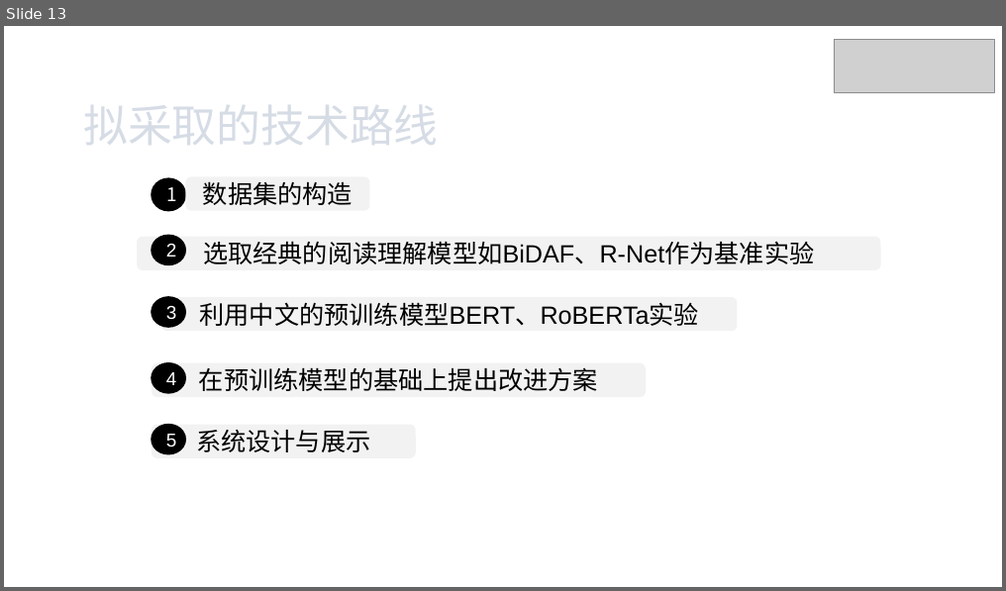
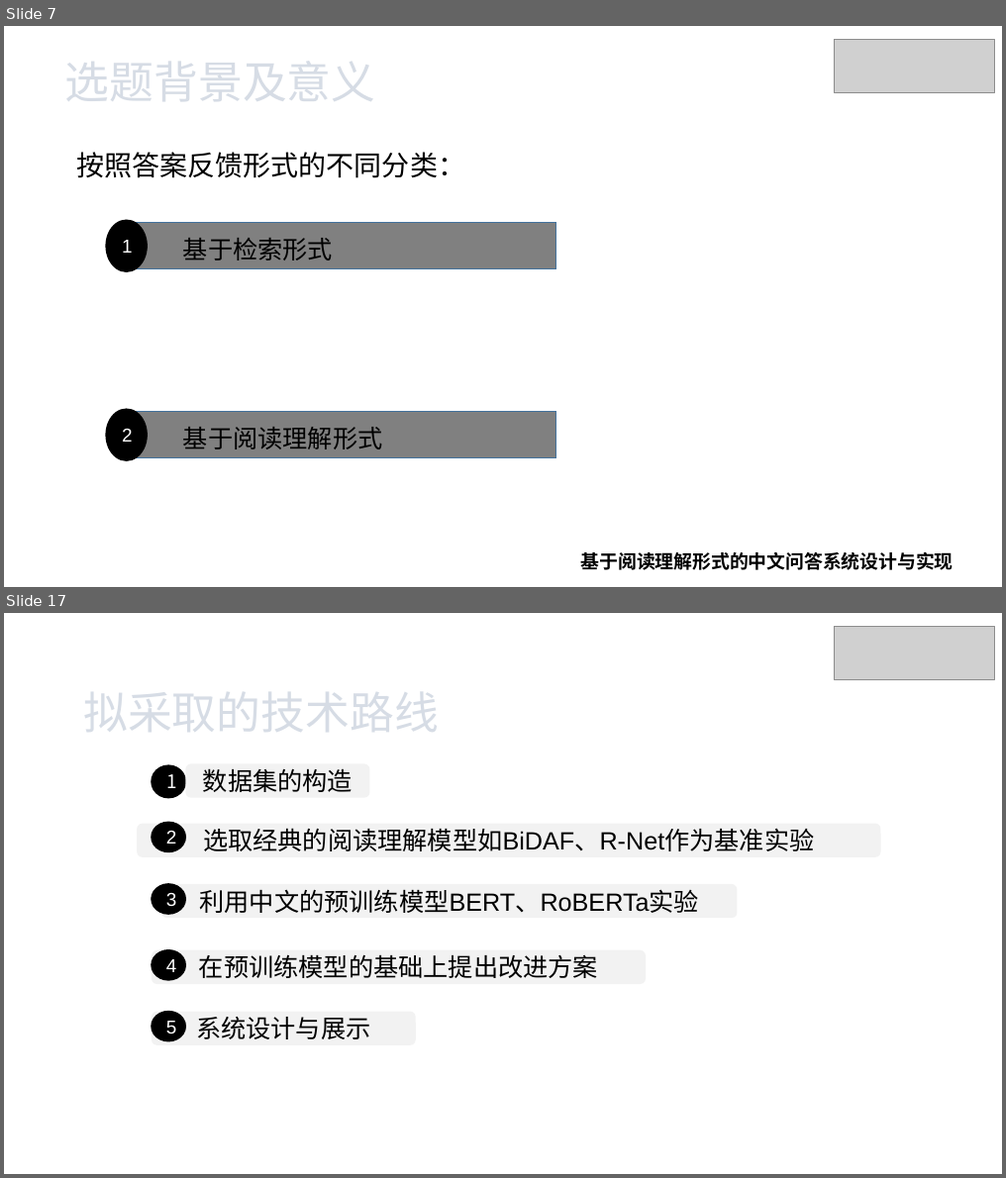
Before and after one commit to xhsun1997/ChineseMRC, a slide deck: 孙相会.pptx. Shown one above the other, each under a label of ours: slide 13 before the commit, slides 7 and 17 after it; the slides between them are not shown. The pictures are 1006x591 and 1006x1178 pixels, drawn with LibreOffice and Linux fonts; fonts in the diff are those of the drawing; grey boxes stand for pictures; background and template pictures are left out. Boxes give left, top, right and bottom in pixels: in the first picture for what was removed or moved away, otherwise in the second. Text is boxed around its words. In the diff, an @@ line names an element or a change of style, - is before the commit and + after.

```diff
--- a/孙相会.pptx
+++ b/孙相会.pptx
@@ slide 7 added at [4,26,1002,587], background picture (left out) @@
@@ picture added at [835,39,994,93] @@
@@ text added at [65,62,376,101], 32 pt, text pattern #44546A on #D6DCE5 @@
+选题背景及意义
@@ text added at [76,152,465,178], 20 pt, text #000000 @@
+按照答案反馈形式的不同分类：
@@ ellipse added at [106,221,147,273], fill #000000, outline #000000 1 pt, 13.5 pt, text #FFFFFF @@
+1
@@ rectangle added at [130,223,555,270], fill #808080, outline #43739E 1 pt @@
@@ text added at [183,238,333,261], 18 pt, text #000000 @@
+基于检索形式
@@ ellipse added at [106,409,147,461], fill #000000, outline #000000 1 pt, 13.5 pt, text #FFFFFF @@
+2
@@ rectangle added at [130,412,555,459], fill #808080, outline #43739E 1 pt @@
@@ text added at [183,427,383,450], 18 pt, text #000000 @@
+基于阅读理解形式
@@ text added at [581,553,953,570], 13.5 pt, text #000000, bold @@
+基于阅读理解形式的中文问答系统设计与实现
@@ what was slide 13 is now slide 17 @@
```
Also in this commit, not shown: 6 slides changed, 9 other slides added, 6 slides removed, 5 other files.
